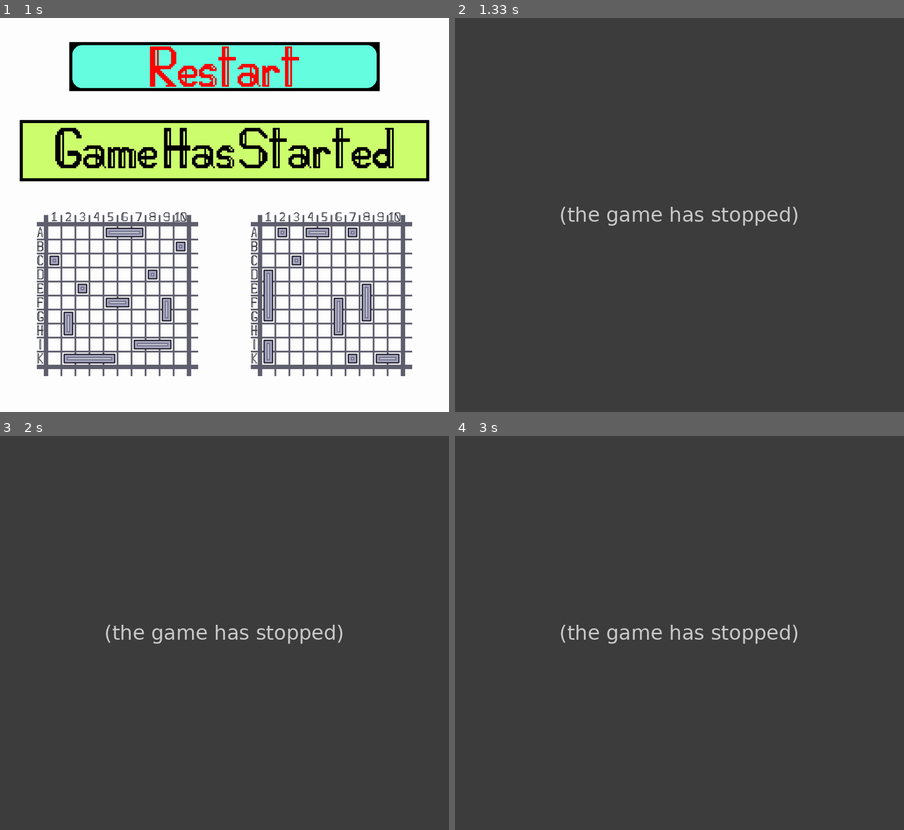
Above: before the commit, frames 1-4 (two rows, left to right).
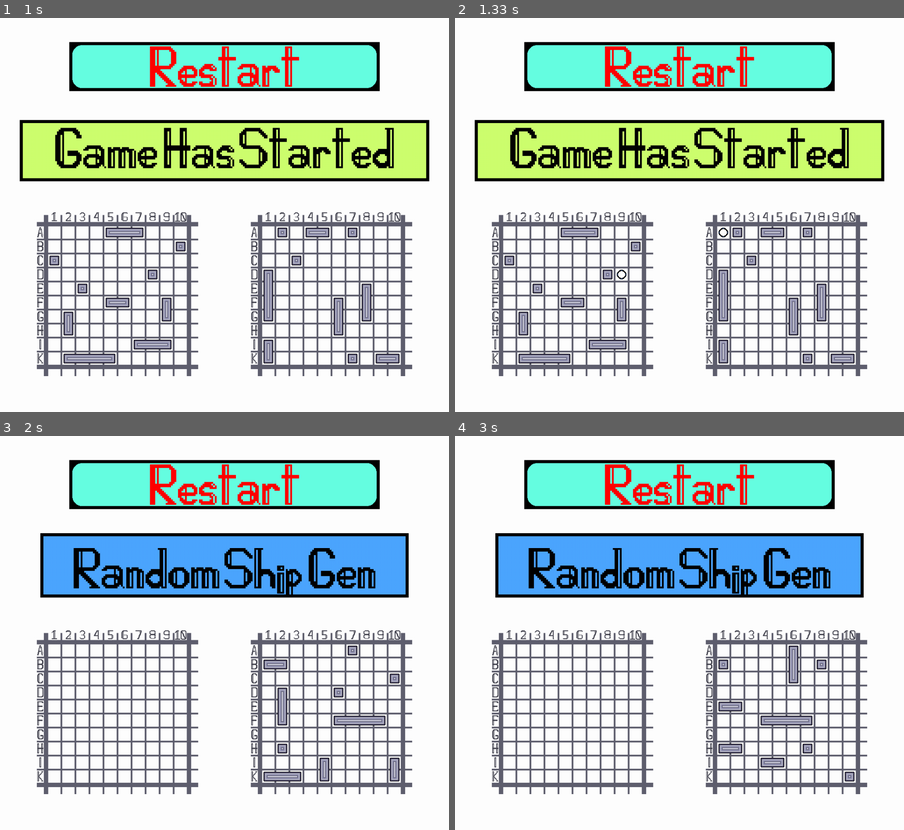
Above: after the commit, the same moments.

Repository: Alan-Bobrov/Battleship-with-pygame
Game: pygame game, started from main.py
The game is run twice, just before and just after one commit, with the same random seed, the same clock (stepped at 60 frames per second) and the same inputs.
Inputs (mouse positions are in pixels of both pictures, inside the frame that each line leads up to):
- Up to frame 1 (1 s): click (53, 230) at 0.38 s; click (224, 148) at 0.72 s
- Up to frame 2 (1.33 s): click (724, 234) at 1.05 s
- Up to frame 3 (2 s): click (390, 770) at 1.38 s; click (233, 499) at 1.72 s
- Up to frame 4 (3 s): click (679, 483) at 2.05 s; click (666, 566) at 2.38 s; click (607, 502) at 2.72 s

Frame 1 is identical in both runs. In frame 2, 99% of the frame differs, in the area x 0-100%, y 0-100%; in frame 3, 100%; in frame 4, 100%.
Error before the commit: ValueError: not enough values to unpack (expected 3, got 2) (game.py line 175); the game stopped at 1.17 s (later frames are placeholders)

Commit message:
Update classes.py

Diff:
--- a/classes.py
+++ b/classes.py
@@ -376,6 +376,7 @@
 
                 if result[1] == "new":
                     num_of_ships += 1
+                    print(8)
         else:
 
             ship = Ship()
@@ -487,7 +488,7 @@
             if result_of_fire == "Death":
                 self.last_hits = list()
                 self.changes = tuple()
-                return is_hit, coords
+                return is_hit, coords, result_of_fire
 
             self.last_hits.insert(0, (coords, result_of_fire))
             self.last_hits.sort()
@@ -499,4 +500,4 @@
 
                 self.changes = (abs(first_str - second_str), abs(first_col - second_col))
 
-        return is_hit, coords
+        return is_hit, coords, result_of_fire
